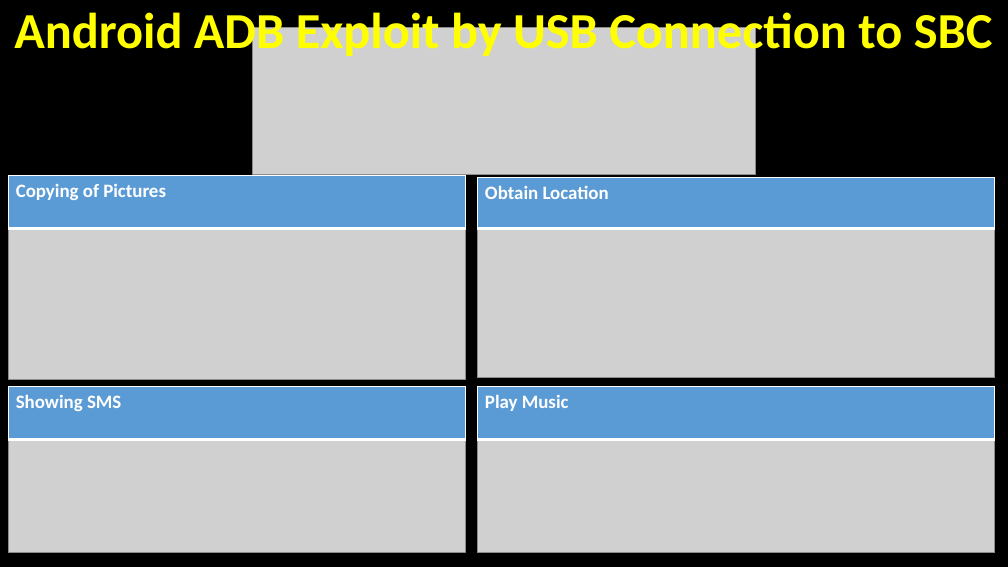
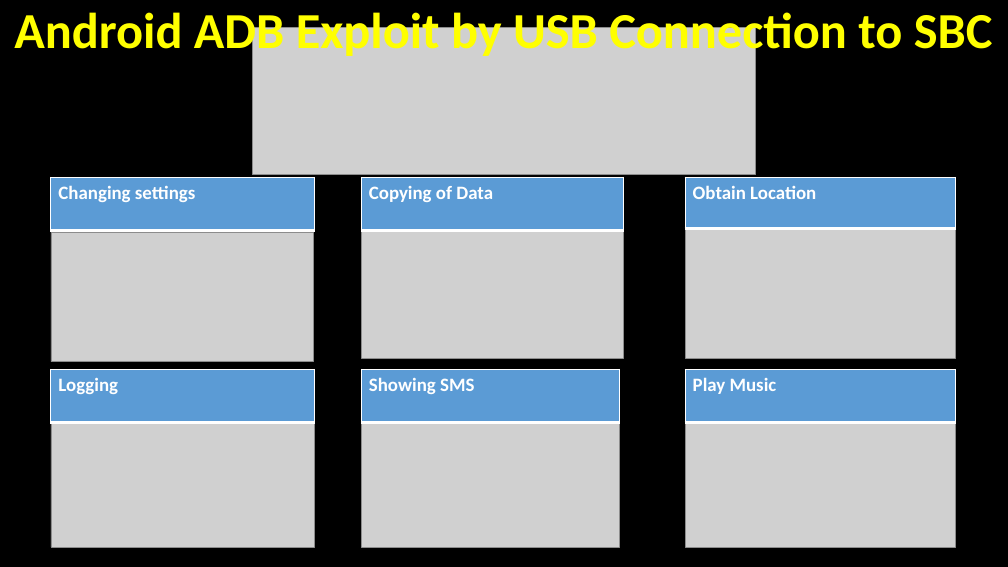
Before and after one commit to jomsenong/cs5231, a slide deck: slide 1 of cs5231 poster.pptx. Drawn at 1008x567 pixels with LibreOffice and Linux fonts; fonts in the diff are those of the drawing; grey boxes stand for pictures. Boxes give left, top, right and bottom in pixels: in the first picture for what was removed or moved away, otherwise in the second. Text is boxed around its words. In the diff, an @@ line names an element or a change of style, - is before the commit and + after.

Commit message:
Next level
poster

```diff
--- a/cs5231 poster.pptx
+++ b/cs5231 poster.pptx
@@ table added at <box>51,178,314,231</box>, 1 rows, 1 columns @@
+Changing settings
@@ table at <box>361,178,623,231</box> @@
-row 1, column 1: Copying of Pictures
+row 1, column 1: Copying of Data
@@ table: place and size @@
-table at <box>8,175,465,228</box>
+table at <box>361,178,623,231</box>
@@ table: place and size @@
-table at <box>478,178,995,228</box>
+table at <box>685,178,956,228</box>
@@ picture added at <box>51,232,313,362</box> @@
@@ picture: place and size @@
-picture at <box>8,228,465,379</box>
+picture at <box>361,228,623,358</box>
@@ picture: place and size @@
-picture at <box>478,230,995,378</box>
+picture at <box>685,230,956,358</box>
@@ table added at <box>51,370,314,423</box>, 1 rows, 1 columns @@
+Logging
@@ table: place and size @@
-table at <box>8,386,465,439</box>
+table at <box>361,370,620,423</box>
@@ table: place and size @@
-table at <box>478,386,995,439</box>
+table at <box>685,370,956,423</box>
@@ picture added at <box>51,423,314,547</box> @@
@@ picture: place and size @@
-picture at <box>8,423,465,553</box>
+picture at <box>361,423,620,547</box>
@@ picture: place and size @@
-picture at <box>478,428,995,553</box>
+picture at <box>685,423,956,547</box>
```
